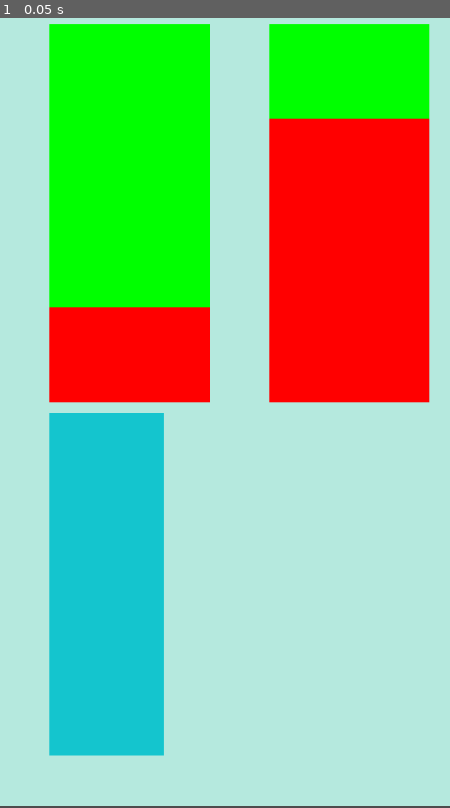
Above: before the commit, frame 1.
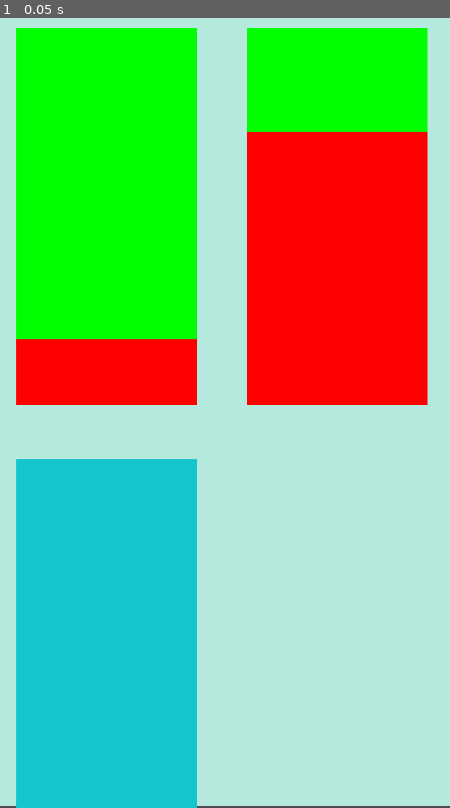
Above: after the commit, the same moment.

Repository: cs340-24/color_sort
Game: Godot game, scene res://main.tscn
Two runs of this game, one before a commit and one after it. Both use one fixed random seed, a clock stepped at 60 frames per second and the inputs below.
Inputs:
- Up to frame 1 (0.05 s): no input

The runs differ from the first frame. In frame 1, 20% of the frame differs, in the area x 3-96%, y 0-100%.

Commit message:
Fixed gridbox layout

Diff:
--- a/color_sort_godot/main.tscn
+++ b/color_sort_godot/main.tscn
@@ -11,9 +11,10 @@
 
 [node name="bottleCont" type="GridContainer" parent="Game"]
 clip_contents = true
-offset_right = 760.0
-offset_bottom = 892.0
-scale = Vector2(1.27298, 0.643375)
+offset_left = -8.0
+offset_right = 492.0
+offset_bottom = 900.0
+scale = Vector2(2.01746, 0.707767)
 size_flags_horizontal = 6
 size_flags_vertical = 6
 theme_override_constants/h_separation = 10
--- a/color_sort_godot/project.godot
+++ b/color_sort_godot/project.godot
@@ -19,6 +19,9 @@
 
 window/size/viewport_width=720
 window/size/viewport_height=1280
+window/size/window_width_override=720
+window/size/window_height_override=1280
+window/stretch/mode="viewport"
 
 [gui]
 
--- a/color_sort_godot/tempBottle.tscn
+++ b/color_sort_godot/tempBottle.tscn
@@ -6,23 +6,29 @@
 size = Vector2(282, 432)
 
 [node name="tempBottle" type="ColorRect"]
+clip_contents = true
 custom_minimum_size = Vector2(200, 400)
-offset_top = 20.0
-offset_right = 282.0
-offset_bottom = 465.0
-scale = Vector2(0.384213, 0.262233)
+offset_left = 1.0
+offset_top = 3.0
+offset_right = 283.0
+offset_bottom = 448.0
+scale = Vector2(0.37997, 0.381241)
 size_flags_horizontal = 6
 size_flags_vertical = 6
 size_flags_stretch_ratio = 0.0
 theme = SubResource("2")
 color = Color(0.0784314, 0.772549, 0.807843, 1)
+metadata/_edit_group_ = true
 
 [node name="Area2D" type="Area2D" parent="."]
 position = Vector2(140.5, 216)
+metadata/_edit_group_ = true
 
 [node name="CollisionShape2D" type="CollisionShape2D" parent="Area2D"]
 position = Vector2(0.5, 0)
+scale = Vector2(1, 1)
 shape = SubResource("1")
+metadata/_edit_group_ = true
 
 [node name="VBoxContainer" type="VBoxContainer" parent="."]
 layout_mode = 0
@@ -30,3 +36,4 @@
 offset_bottom = 453.0
 scale = Vector2(1.00755, 0.974935)
 theme_override_constants/separation = -1
+metadata/_edit_group_ = true
